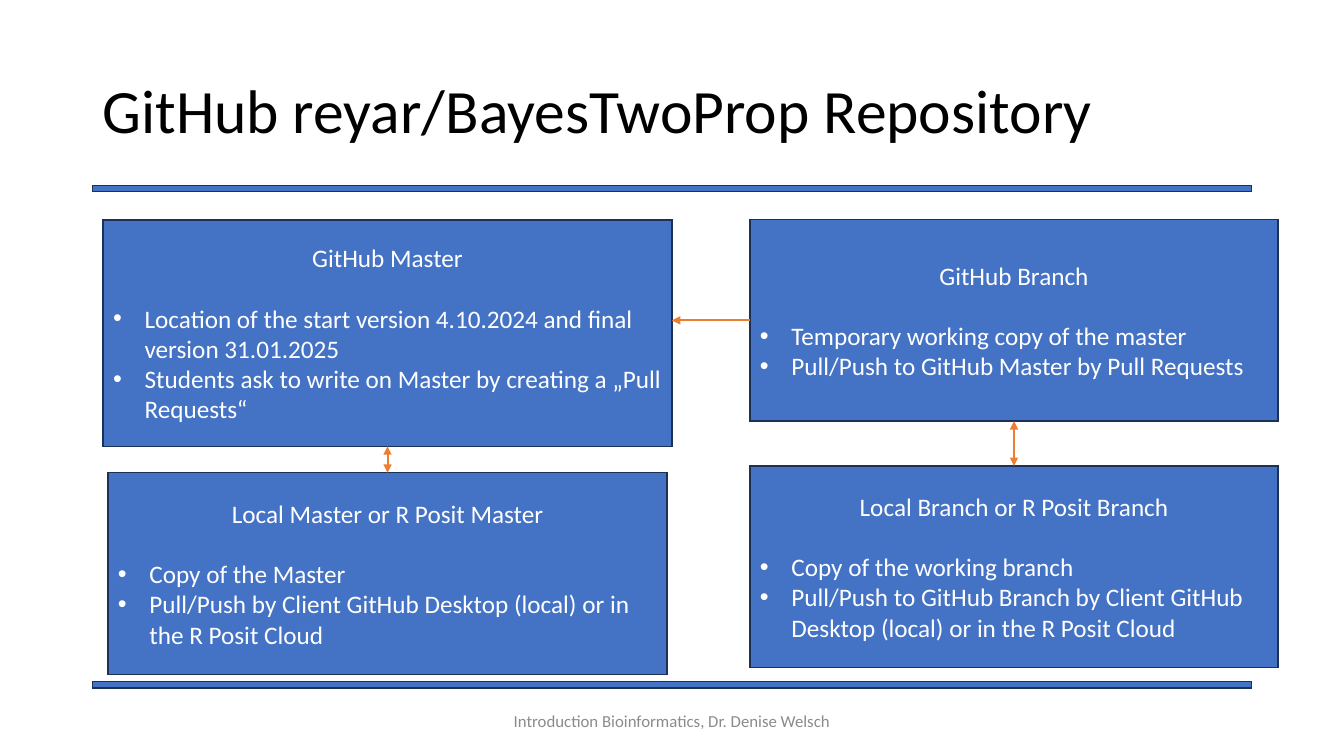
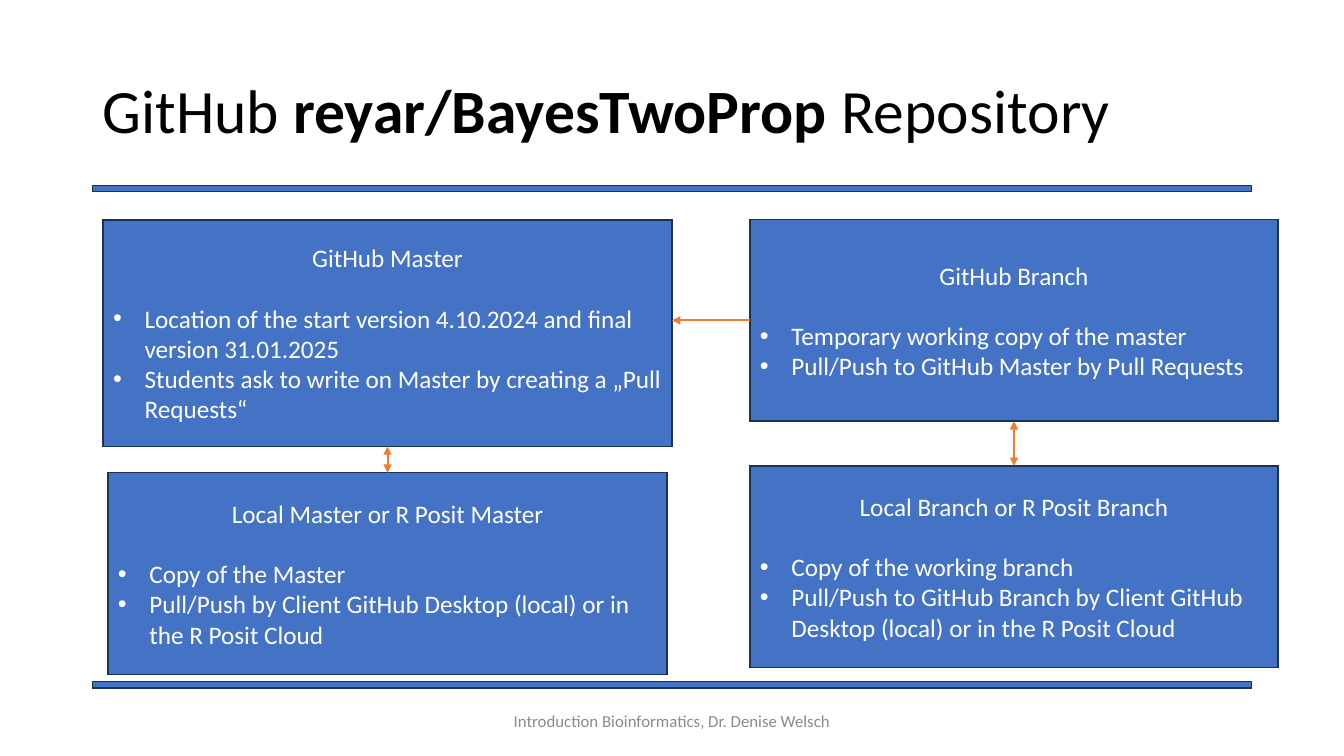
Before and after one commit to Statsomat/BayesTwoProp, a slide deck: slide 2 of documents/Introduction.pptx. Drawn at 1344x756 pixels with LibreOffice and Linux fonts; fonts in the diff are those of the drawing. Boxes give left, top, right and bottom in pixels: in the first picture for what was removed or moved away, otherwise in the second. Text is boxed around its words. In the diff, an @@ line names an element or a change of style, - is before the commit and + after.

```diff
--- a/documents/Introduction.pptx
+++ b/documents/Introduction.pptx
@@ title "GitHub reyar/BayesTwoProp Repository" at [102,89,1110,143]: bold on in "reyar/BayesTwoProp" @@
```
Also in this commit, not shown: 3 other slides changed.
